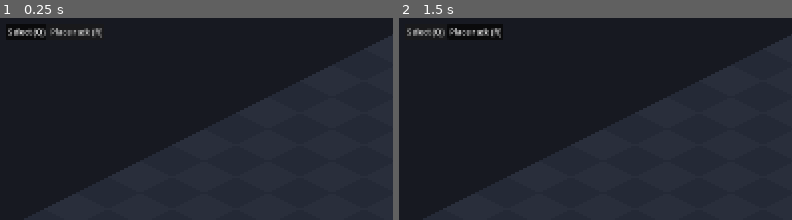
Above: before the commit, frames 1-2 (left to right).
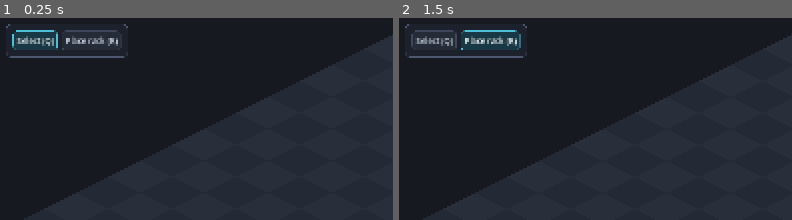
Above: after the commit, the same moments.

Repository: alukacs03/packet-empire
Game: Godot game, scene res://scenes/main.tscn
Two runs of this game, one before a commit and one after it. Both use one fixed random seed, a clock stepped at 60 frames per second and the inputs below.
Inputs:
- Up to frame 1 (0.25 s): no input
- Up to frame 2 (1.5 s): click "Select (Q)" at 0.5 s; click "Place rack (R)" at 1.25 s
The pictures show only the part of the screen within x 0-50%, y 0-50%; the shares and areas given below are measured in that part.

The runs differ from the first frame. In frame 1, 2.6% of the frame differs, in the area x 1-33%, y 2-20%; in frame 2, 3.0%.

Commit message:
Full-screen styled rack and device views; CLI docked in device view with sticky focus
Rack and device screens are now dimmed full-screen overlays with a dark
themed card, monospace slot/port readouts, and a switch-faceplate port row.
Console toggles inside the device view instead of floating at a fixed
corner, and the input regains focus after each submitted command.

Co-Authored-By: Claude Fable 5 <noreply@anthropic.com>
Claude-Session: https://claude.ai/code/session_01EKD4BHa7oP7MbaV92exfB1

Diff:
--- a/scripts/ui.gd
+++ b/scripts/ui.gd
@@ -1,55 +1,126 @@
 class_name UILayer
 extends CanvasLayer
-## All 2D UI: toolbar, rack view, device view (ports + cabling), CLI.
+## All UI: toolbar, full-screen rack view, full-screen device view with
+## faceplate + docked CLI.
+
+const ACCENT := Color(0.3, 0.75, 0.85)
+const BG := Color(0.07, 0.08, 0.11, 0.97)
+const PANEL := Color(0.11, 0.13, 0.17)
+const DIM := Color(0.02, 0.02, 0.04, 0.72)
 
 var mode_btns := {}
-var rack_panel: PanelContainer
+var rack_overlay: Control
 var rack_title: Label
 var slot_box: VBoxContainer
-var dev_panel: PanelContainer
+var dev_overlay: Control
 var dev_title: Label
-var port_box: VBoxContainer
-var cli_panel: PanelContainer
+var port_row: HBoxContainer
+var conn_list: VBoxContainer
+var cli_box: VBoxContainer
 var cli_out: RichTextLabel
 var cli_in: LineEdit
 var cli_prompt: Label
+var cli_toggle: Button
 
 var cur_rack: Net.Rack
 var cur_dev: Net.NDevice
-var cli_dev: Net.NDevice
+var theme_res: Theme
+var mono: SystemFont
 
 func _ready() -> void:
+	mono = SystemFont.new()
+	mono.font_names = PackedStringArray(["Menlo", "Consolas", "monospace"])
+	theme_res = _make_theme()
 	_build_toolbar()
-	rack_panel = _panel(Vector2(20, 70), Vector2(260, 0))
-	var rv := VBoxContainer.new()
-	rack_panel.add_child(rv)
-	rack_title = Label.new()
-	rv.add_child(rack_title)
-	slot_box = VBoxContainer.new()
-	rv.add_child(slot_box)
-	rv.add_child(_close_btn(close_rack))
-
-	dev_panel = _panel(Vector2(300, 70), Vector2(300, 0))
-	var dv := VBoxContainer.new()
-	dev_panel.add_child(dv)
-	dev_title = Label.new()
-	dv.add_child(dev_title)
-	port_box = VBoxContainer.new()
-	dv.add_child(port_box)
-	var cli_btn := Button.new()
-	cli_btn.text = "Open CLI"
-	cli_btn.pressed.connect(func() -> void: open_cli(cur_dev))
-	dv.add_child(cli_btn)
-	dv.add_child(_close_btn(close_dev))
-
-	_build_cli()
+	_build_rack_overlay()
+	_build_dev_overlay()
 	Game.topology_changed.connect(_refresh_open)
+
+func is_open() -> bool:
+	return rack_overlay.visible or dev_overlay.visible
+
+# ---------- theme ----------
+
+func _make_theme() -> Theme:
+	var t := Theme.new()
+	var n := _sb(Color(0.15, 0.17, 0.22), Color(0.25, 0.28, 0.36))
+	var h := _sb(Color(0.19, 0.22, 0.29), ACCENT * Color(1, 1, 1, 0.6))
+	var p := _sb(Color(0.1, 0.22, 0.27), ACCENT)
+	for cls in ["Button"]:
+		t.set_stylebox("normal", cls, n)
+		t.set_stylebox("hover", cls, h)
+		t.set_stylebox("pressed", cls, p)
+		t.set_stylebox("focus", cls, _sb(Color.TRANSPARENT, Color.TRANSPARENT))
+		t.set_color("font_color", cls, Color(0.85, 0.89, 0.95))
+		t.set_color("font_hover_color", cls, Color.WHITE)
+	t.set_stylebox("panel", "PanelContainer", _sb(PANEL, Color(0.3, 0.34, 0.44), 10, 14))
+	t.set_color("font_color", "Label", Color(0.85, 0.89, 0.95))
+	return t
+
+func _sb(bg: Color, border: Color, radius := 6, margin := 8) -> StyleBoxFlat:
+	var s := StyleBoxFlat.new()
+	s.bg_color = bg
+	s.border_color = border
+	s.set_border_width_all(1 if border.a > 0.0 else 0)
+	s.set_corner_radius_all(radius)
+	s.set_content_margin_all(margin)
+	return s
+
+func _label(text: String, size := 15, color := Color(0.85, 0.89, 0.95)) -> Label:
+	var l := Label.new()
+	l.text = text
+	l.add_theme_font_size_override("font_size", size)
+	l.add_theme_color_override("font_color", color)
+	return l
+
+func _overlay() -> Control:
+	var o := Control.new()
+	o.set_anchors_preset(Control.PRESET_FULL_RECT)
+	o.mouse_filter = Control.MOUSE_FILTER_STOP
+	o.visible = false
+	o.theme = theme_res
+	var bg := ColorRect.new()
+	bg.color = DIM
+	bg.set_anchors_preset(Control.PRESET_FULL_RECT)
+	o.add_child(bg)
+	add_child(o)
+	return o
+
+func _card(parent: Control, min_w: float) -> VBoxContainer:
+	var center := CenterContainer.new()
+	center.set_anchors_preset(Control.PRESET_FULL_RECT)
+	parent.add_child(center)
+	var panel := PanelContainer.new()
+	panel.custom_minimum_size = Vector2(min_w, 0)
+	panel.add_theme_stylebox_override("panel", _sb(BG, Color(0.32, 0.38, 0.5), 12, 20))
+	center.add_child(panel)
+	var v := VBoxContainer.new()
+	v.add_theme_constant_override("separation", 10)
+	panel.add_child(v)
+	return v
+
+func _header(box: VBoxContainer, on_back: Callable) -> Label:
+	var h := HBoxContainer.new()
+	box.add_child(h)
+	var title := _label("", 20, Color.WHITE)
+	title.size_flags_horizontal = Control.SIZE_EXPAND_FILL
+	h.add_child(title)
+	var back := Button.new()
+	back.text = "  Back (Esc)  "
+	back.pressed.connect(on_back)
+	h.add_child(back)
+	box.add_child(HSeparator.new())
+	return title
+
+# ---------- toolbar ----------
 
 func _build_toolbar() -> void:
 	var bar := PanelContainer.new()
+	bar.theme = theme_res
 	bar.position = Vector2(20, 16)
 	add_child(bar)
 	var h := HBoxContainer.new()
+	h.add_theme_constant_override("separation", 8)
 	bar.add_child(h)
 	for m in [["Select (Q)", 0], ["Place rack (R)", 1]]:
 		var b := Button.new()
@@ -64,84 +135,148 @@
 	for k in mode_btns:
 		mode_btns[k].button_pressed = k == m
 
-func _panel(pos: Vector2, min_size: Vector2) -> PanelContainer:
-	var p := PanelContainer.new()
-	p.position = pos
-	p.custom_minimum_size = min_size
-	p.visible = false
-	add_child(p)
-	return p
-
-func _close_btn(cb: Callable) -> Button:
-	var b := Button.new()
-	b.text = "Close (Esc)"
-	b.pressed.connect(cb)
-	return b
-
 # ---------- rack view ----------
+
+func _build_rack_overlay() -> void:
+	rack_overlay = _overlay()
+	var v := _card(rack_overlay, 560)
+	rack_title = _header(v, close_rack)
+	v.add_child(_label("Click a device to open it, or an empty slot to install hardware.",
+		13, Color(0.55, 0.6, 0.7)))
+	slot_box = VBoxContainer.new()
+	slot_box.add_theme_constant_override("separation", 4)
+	v.add_child(slot_box)
 
 func open_rack(r: Net.Rack) -> void:
 	cur_rack = r
-	close_dev()
-	rack_title.text = "Rack %s  (top = slot %d)" % [r.name, Net.Rack.SLOTS]
+	dev_overlay.visible = false
+	rack_title.text = "Rack %s" % r.name
 	_refresh_slots()
-	rack_panel.visible = true
+	rack_overlay.visible = true
 
 func close_rack() -> void:
-	close_dev()
-	rack_panel.visible = false
+	rack_overlay.visible = false
 	cur_rack = null
 
 func _refresh_slots() -> void:
 	for c in slot_box.get_children():
 		c.queue_free()
-	for i in range(Net.Rack.SLOTS - 1, -1, -1):  # top slot first, like a real rack
+	for i in range(Net.Rack.SLOTS - 1, -1, -1):  # top of rack first
 		var b := Button.new()
 		b.alignment = HORIZONTAL_ALIGNMENT_LEFT
+		b.custom_minimum_size = Vector2(0, 42)
+		b.add_theme_font_override("font", mono)
 		var dev: Net.NDevice = cur_rack.slots[i]
 		if dev:
-			b.text = "U%d   %s  [%s]" % [i + 1, dev.name, dev.type]
+			var up := 0
+			for pi in dev.nports:
+				if Game.link_at(dev, pi):
+					up += 1
+			b.text = " U%-2d  %-6s %-8s %d/%d ports up" % [i + 1, dev.name, dev.type, up, dev.nports]
+			b.add_theme_color_override("font_color",
+				Color(0.4, 0.9, 0.95) if dev.type == "switch" else Color(0.6, 0.75, 1.0))
 			b.pressed.connect(func() -> void: open_dev(dev))
 		else:
-			b.text = "U%d   — empty —" % [i + 1]
+			b.text = " U%-2d  — empty slot —" % [i + 1]
+			b.add_theme_color_override("font_color", Color(0.45, 0.5, 0.6))
 			b.pressed.connect(func() -> void: _pick_new_device(i, b))
 		slot_box.add_child(b)
 
 func _pick_new_device(slot: int, at: Control) -> void:
-	_menu(at, ["Install switch (8 ports)", "Install server (1 NIC)"], func(id: int) -> void:
+	_menu(at, ["Install switch  (8 ports)", "Install server  (1 NIC)"], func(id: int) -> void:
 		cur_rack.slots[slot] = Game.new_device("switch" if id == 0 else "server")
 		cur_rack.visual.queue_redraw()
 		_refresh_slots())
 
 # ---------- device view ----------
 
+func _build_dev_overlay() -> void:
+	dev_overlay = _overlay()
+	var v := _card(dev_overlay, 720)
+	dev_title = _header(v, close_dev)
+
+	v.add_child(_label("FRONT PANEL", 12, Color(0.5, 0.55, 0.65)))
+	var plate := PanelContainer.new()
+	plate.add_theme_stylebox_override("panel", _sb(Color(0.14, 0.15, 0.18), Color(0.35, 0.38, 0.45), 8, 14))
+	v.add_child(plate)
+	port_row = HBoxContainer.new()
+	port_row.add_theme_constant_override("separation", 10)
+	port_row.alignment = BoxContainer.ALIGNMENT_CENTER
+	plate.add_child(port_row)
+
+	conn_list = VBoxContainer.new()
+	v.add_child(conn_list)
+
+	cli_toggle = Button.new()
+	cli_toggle.text = "Open console  ▤"
+	cli_toggle.pressed.connect(_toggle_cli)
+	v.add_child(cli_toggle)
+
+	cli_box = VBoxContainer.new()
+	cli_box.visible = false
+	v.add_child(cli_box)
+	cli_out = RichTextLabel.new()
+	cli_out.custom_minimum_size = Vector2(0, 220)
+	cli_out.scroll_following = true
+	cli_out.add_theme_font_override("normal_font", mono)
+	cli_out.add_theme_font_size_override("normal_font_size", 14)
+	cli_out.add_theme_color_override("default_color", Color(0.75, 0.95, 0.8))
+	var term_bg := PanelContainer.new()
+	term_bg.add_theme_stylebox_override("panel", _sb(Color(0.03, 0.05, 0.05), Color(0.2, 0.35, 0.3), 6, 10))
+	term_bg.add_child(cli_out)
+	cli_box.add_child(term_bg)
+	var h := HBoxContainer.new()
+	cli_box.add_child(h)
+	cli_prompt = _label("", 14, Color(0.5, 0.9, 0.6))
+	cli_prompt.add_theme_font_override("font", mono)
+	h.add_child(cli_prompt)
+	cli_in = LineEdit.new()
+	cli_in.size_flags_horizontal = Control.SIZE_EXPAND_FILL
+	cli_in.add_theme_font_override("font", mono)
+	cli_in.text_submitted.connect(_cli_submit)
+	h.add_child(cli_in)
+
 func open_dev(d: Net.NDevice) -> void:
 	cur_dev = d
-	dev_title.text = "%s — %s in rack %s" % [d.name, d.type, Game.rack_of(d).name]
+	dev_title.text = "%s  /  %s — %s" % [Game.rack_of(d).name, d.name, d.type]
+	cli_box.visible = false
+	cli_toggle.text = "Open console  ▤"
 	_refresh_ports()
-	dev_panel.visible = true
+	dev_overlay.visible = true
 
 func close_dev() -> void:
-	dev_panel.visible = false
+	dev_overlay.visible = false
 	cur_dev = null
 
 func _refresh_ports() -> void:
-	for c in port_box.get_children():
+	for c in port_row.get_children():
+		c.queue_free()
+	for c in conn_list.get_children():
 		c.queue_free()
 	for i in cur_dev.nports:
+		var connected := Game.link_at(cur_dev, i) != null
 		var b := Button.new()
-		b.alignment = HORIZONTAL_ALIGNMENT_LEFT
-		var peer := Game.peer_label(cur_dev, i)
-		if peer == "":
-			b.text = "Port %d   ·  free" % [i + 1]
+		b.custom_minimum_size = Vector2(54, 54)
+		b.text = str(i + 1)
+		b.add_theme_font_override("font", mono)
+		if connected:
+			b.add_theme_stylebox_override("normal", _sb(Color(0.08, 0.25, 0.14), Color(0.35, 0.95, 0.5), 6))
+			b.add_theme_color_override("font_color", Color(0.5, 1.0, 0.6))
+			b.tooltip_text = "Connected to " + Game.peer_label(cur_dev, i)
+			b.pressed.connect(_pick_disconnect.bind(i, b))
+		else:
+			b.tooltip_text = "Free port — click to run a cable"
 			b.pressed.connect(_pick_cable_target.bind(i, b))
-		else:
-			b.text = "Port %d   ●  %s" % [i + 1, peer]
-			b.modulate = Color(0.6, 1.0, 0.7)
-			b.pressed.connect(func() -> void:
-				_menu(b, ["Disconnect cable"], func(_id: int) -> void:
-					Game.disconnect_port(cur_dev, i)))
-		port_box.add_child(b)
+		port_row.add_child(b)
+		if connected:
+			conn_list.add_child(_label("  port %d  ⇄  %s" % [i + 1, Game.peer_label(cur_dev, i)],
+				14, Color(0.55, 0.85, 0.65)))
+	if conn_list.get_child_count() == 0:
+		conn_list.add_child(_label("  no cables connected", 14, Color(0.45, 0.5, 0.6)))
+
+func _pick_disconnect(i: int, at: Control) -> void:
+	_menu(at, ["Disconnect cable  (⇄ %s)" % Game.peer_label(cur_dev, i)], func(_id: int) -> void:
+		Game.disconnect_port(cur_dev, i))
 
 func _pick_cable_target(i: int, at: Control) -> void:
 	var targets := Game.free_ports(cur_dev)
@@ -150,62 +285,44 @@
 		return
 	var labels: Array = []
 	for t in targets:
-		labels.append("%s  %s port %d" % [Game.rack_of(t[0]).name, t[0].name, t[1] + 1])
+		labels.append("%s   %-6s port %d" % [Game.rack_of(t[0]).name, t[0].name, t[1] + 1])
 	_menu(at, labels, func(id: int) -> void:
 		Game.connect_ports(cur_dev, i, targets[id][0], targets[id][1]))
 
 func _refresh_open() -> void:
-	if dev_panel.visible:
+	if dev_overlay.visible:
 		_refresh_ports()
-	if rack_panel.visible:
+	if rack_overlay.visible:
 		_refresh_slots()
 
 func _menu(at: Control, items: Array, on_pick: Callable) -> void:
 	var m := PopupMenu.new()
+	m.add_theme_font_override("font", mono)
 	for it in items:
 		m.add_item(it)
 	add_child(m)
 	m.id_pressed.connect(on_pick)
 	m.popup_hide.connect(m.queue_free)
-	m.popup(Rect2i(Vector2i(at.get_screen_position() + Vector2(at.size.x, 0)), Vector2i.ZERO))
+	m.popup(Rect2i(Vector2i(at.get_screen_position() + Vector2(0, at.size.y + 4)), Vector2i.ZERO))
 
 # ---------- CLI ----------
 
-func _build_cli() -> void:
-	cli_panel = _panel(Vector2(20, 0), Vector2(640, 260))
-	cli_panel.set_anchors_preset(Control.PRESET_BOTTOM_LEFT)
-	cli_panel.position = Vector2(20, -280)
-	var v := VBoxContainer.new()
-	cli_panel.add_child(v)
-	cli_out = RichTextLabel.new()
-	cli_out.custom_minimum_size = Vector2(620, 190)
-	cli_out.scroll_following = true
-	cli_out.add_theme_font_override("normal_font", ThemeDB.fallback_font)
-	v.add_child(cli_out)
-	var h := HBoxContainer.new()
-	v.add_child(h)
-	cli_prompt = Label.new()
-	h.add_child(cli_prompt)
-	cli_in = LineEdit.new()
-	cli_in.size_flags_horizontal = Control.SIZE_EXPAND_FILL
-	cli_in.text_submitted.connect(_cli_submit)
-	h.add_child(cli_in)
-	v.add_child(_close_btn(close_cli))
-
-func open_cli(d: Net.NDevice) -> void:
-	cli_dev = d
-	cli_prompt.text = d.name + ">"
-	cli_out.text = "%s serial console — type 'help'\n" % d.name
-	cli_panel.visible = true
-	cli_in.grab_focus()
-
-func close_cli() -> void:
-	cli_panel.visible = false
-	cli_dev = null
+func _toggle_cli() -> void:
+	cli_box.visible = not cli_box.visible
+	if cli_box.visible:
+		cli_toggle.text = "Close console  ▤"
+		cli_prompt.text = cur_dev.name + "> "
+		if cli_out.text == "":
+			cli_out.text = "%s serial console — type 'help'\n" % cur_dev.name
+		cli_in.call_deferred("grab_focus")
+	else:
+		cli_toggle.text = "Open console  ▤"
+		cli_out.text = ""
 
 func _cli_submit(cmd: String) -> void:
 	cli_in.clear()
-	cli_out.append_text("%s> %s\n" % [cli_dev.name, cmd])
+	cli_in.call_deferred("grab_focus")
+	cli_out.append_text("%s> %s\n" % [cur_dev.name, cmd])
 	var out := ""
 	match cmd.strip_edges():
 		"":
@@ -213,10 +330,10 @@
 		"help":
 			out = "Commands: help, show ports, show version\n"
 		"show version":
-			out = "%s — PacketOS 0.1 (%s, %d ports)\n" % [cli_dev.name, cli_dev.type, cli_dev.nports]
+			out = "%s — PacketOS 0.1 (%s, %d ports)\n" % [cur_dev.name, cur_dev.type, cur_dev.nports]
 		"show ports":
-			for i in cli_dev.nports:
-				var peer := Game.peer_label(cli_dev, i)
+			for i in cur_dev.nports:
+				var peer := Game.peer_label(cur_dev, i)
 				out += "port %-2d  %-4s  %s\n" % [i + 1, "up" if peer else "down", peer if peer else "-"]
 		_:
 			out = "%% Unknown command. Full networking CLI arrives with the packet sim.\n"
@@ -224,11 +341,14 @@
 
 func _unhandled_input(e: InputEvent) -> void:
 	if e is InputEventKey and e.pressed and e.keycode == KEY_ESCAPE:
-		if cli_panel.visible:
-			close_cli()
-		elif dev_panel.visible:
-			close_dev()
-		elif rack_panel.visible:
+		if dev_overlay.visible:
+			if cli_box.visible:
+				_toggle_cli()
+			else:
+				close_dev()
+				if cur_rack:
+					rack_overlay.visible = true
+		elif rack_overlay.visible:
 			close_rack()
 		else:
 			return
--- a/scripts/world.gd
+++ b/scripts/world.gd
@@ -17,6 +17,11 @@
 	Game.topology_changed.connect(queue_redraw)
 
 func _process(_dt: float) -> void:
+	if ui.is_open():
+		if hover:
+			hover.highlighted = false
+			hover = null
+		return
 	var r := Game.rack_at(Iso.world_to_tile(get_global_mouse_position()))
 	var v: RackVisual = r.visual if r else null
 	if v != hover:
